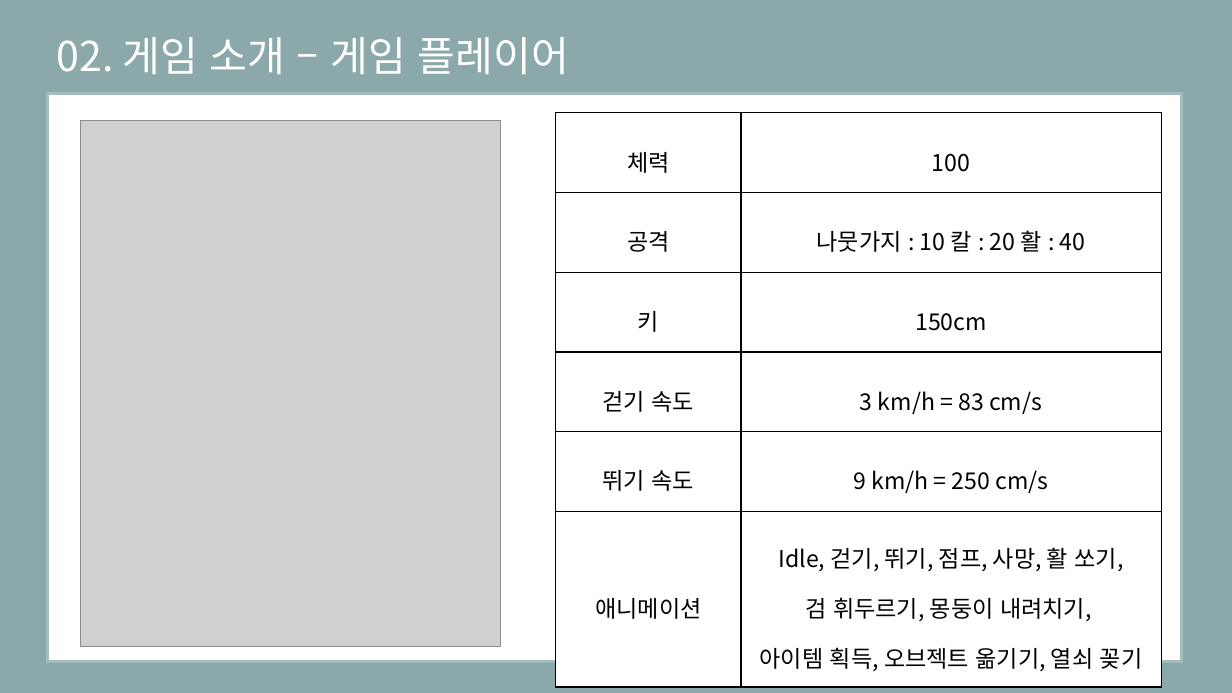
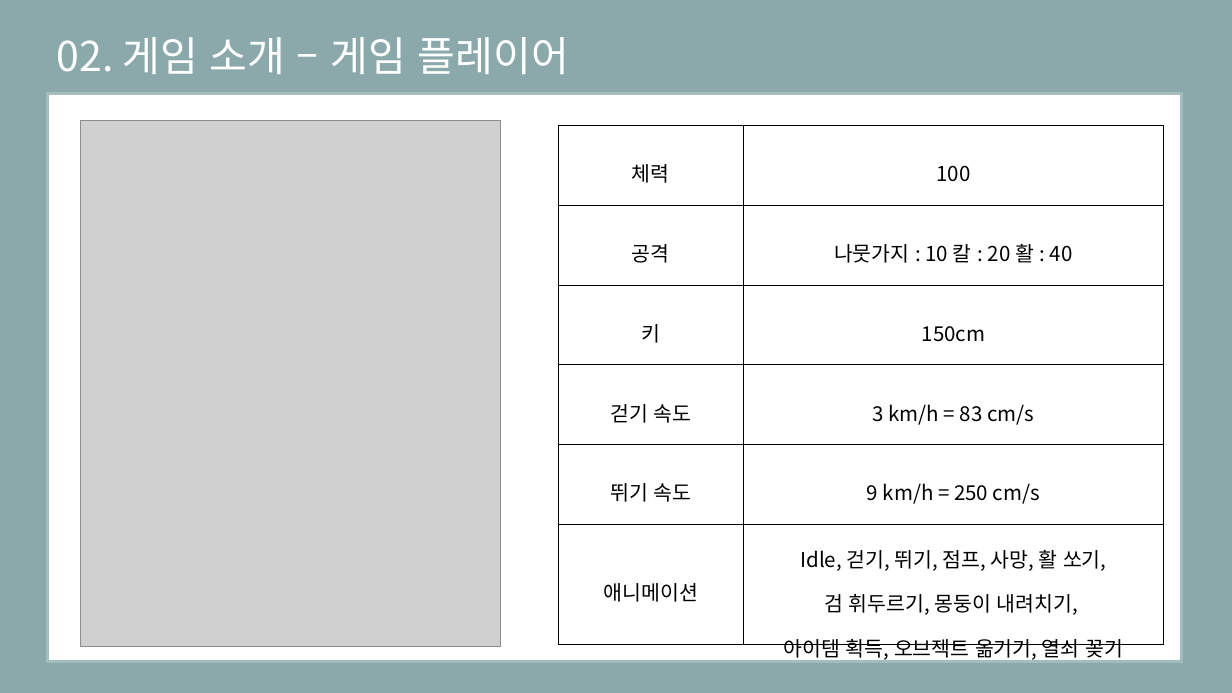
Before and after one commit to eunjiyun/Graduation_Work, a slide deck: slide 11 of Game_Design/2019184003 김 선아 장르 제안서.pptx (slide 10 before the commit). Drawn at 1232x693 pixels with LibreOffice and Linux fonts; fonts in the diff are those of the drawing; grey boxes stand for pictures. Boxes give left, top, right and bottom in pixels: in the first picture for what was removed or moved away, otherwise in the second. Text is boxed around its words. In the diff, an @@ line names an element or a change of style, - is before the commit and + after.

Commit message:
Update Game Design Proposal.
게임 기획 발표자료 9, 10페이지 수정 및 21 페이지 추가

```diff
--- a/Game_Design/2019184003 김 선아 장르 제안서.pptx
+++ b/Game_Design/2019184003 김 선아 장르 제안서.pptx
@@ table at box(558, 126, 1164, 665) @@
@@ size 18 to 16 pt @@
@@ table: place and size @@
-table at box(556, 113, 1162, 682)
+table at box(558, 126, 1164, 665)
```
Also in this commit, not shown: 6 other slides changed, 1 slide added.
